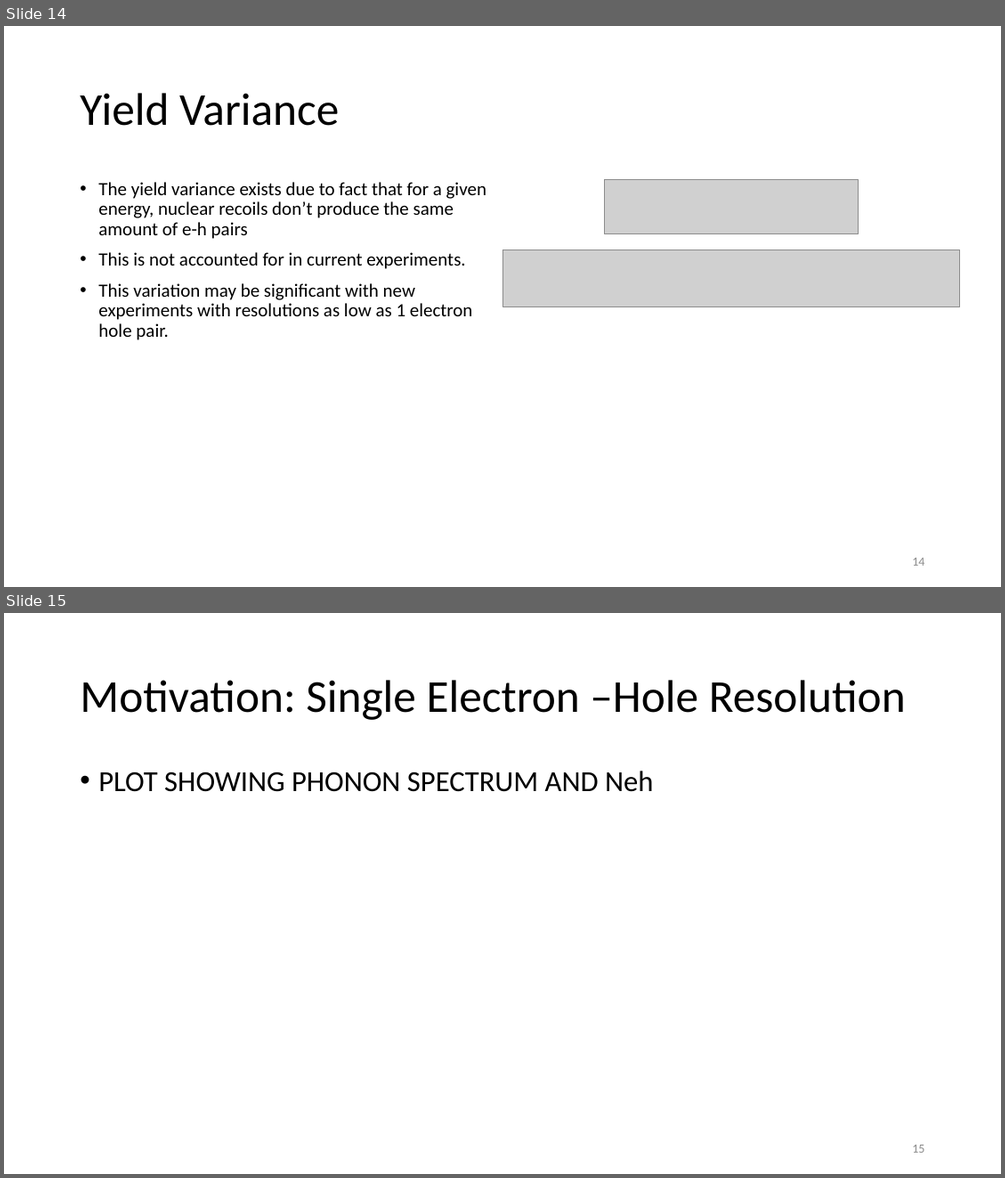
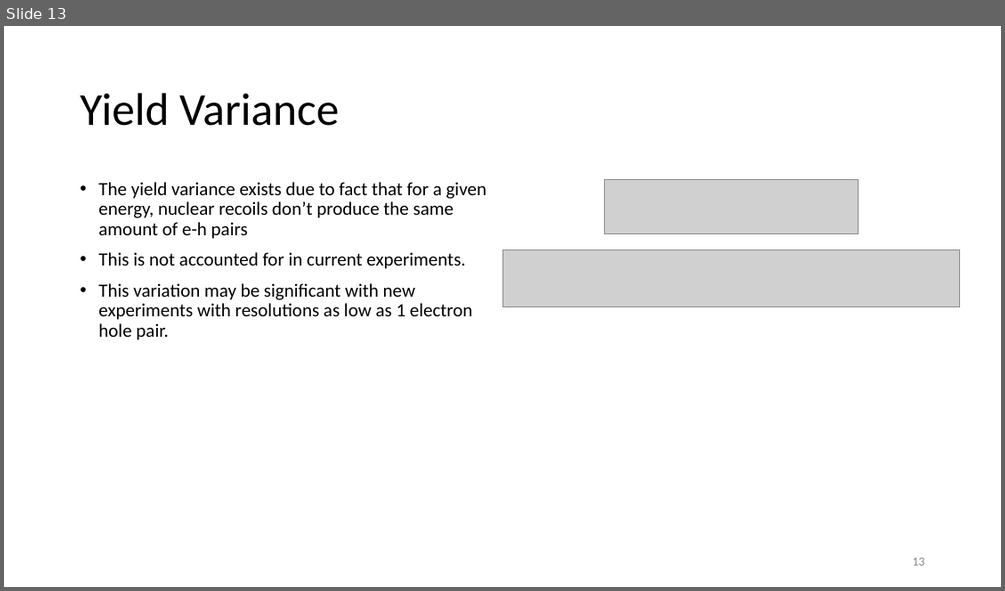
Before and after one commit to villaa/nrFano_Constraint, a slide deck: Mitch_Hawaii_talk. .pptx. Shown one above the other, each under a label of ours: slides 14 and 15 before the commit, slide 13 after it. The pictures are 1005x1178 and 1005x591 pixels, drawn with LibreOffice and Linux fonts; fonts in the diff are those of the drawing; grey boxes stand for pictures. Boxes give left, top, right and bottom in pixels: in the first picture for what was removed or moved away, otherwise in the second. Text is boxed around its words. In the diff, an @@ line names an element or a change of style, - is before the commit and + after.

```diff
--- a/Mitch_Hawaii_talk. .pptx
+++ b/Mitch_Hawaii_talk. .pptx
@@ slide 15 removed at (x1=4, y1=613, x2=1001, y2=1174), background #FFFFFF @@
@@ title removed at (x1=80, y1=680, x2=906, y2=720) @@
-Motivation: Single Electron –Hole Resolution
@@ text removed at (x1=98, y1=771, x2=653, y2=792) @@
-• PLOT SHOWING PHONON SPECTRUM AND Neh
@@ page number removed at (x1=912, y1=1144, x2=924, y2=1152) @@
-15
@@ what was slide 14 is now slide 13 @@
@@ page number at (x1=912, y1=557, x2=924, y2=565): text changed @@
-14
+13
```
Also in this commit, not shown: 2 slides changed, 3 slides added, 5 other slides removed, 4 other files.
